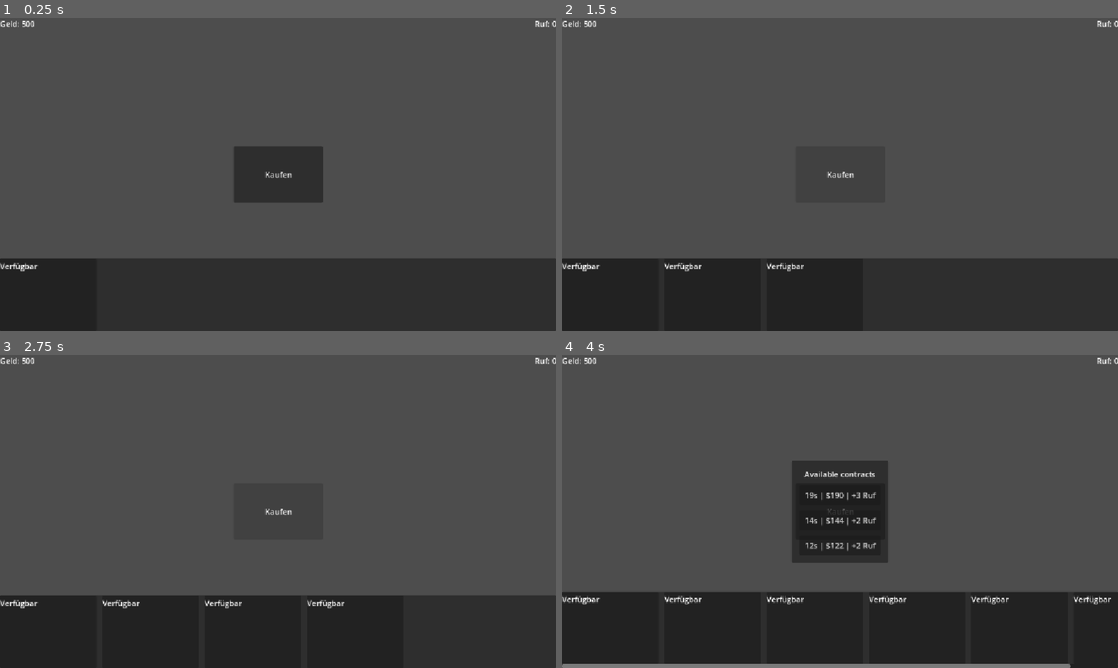
Above: before the commit, frames 1-4 (two rows, left to right).
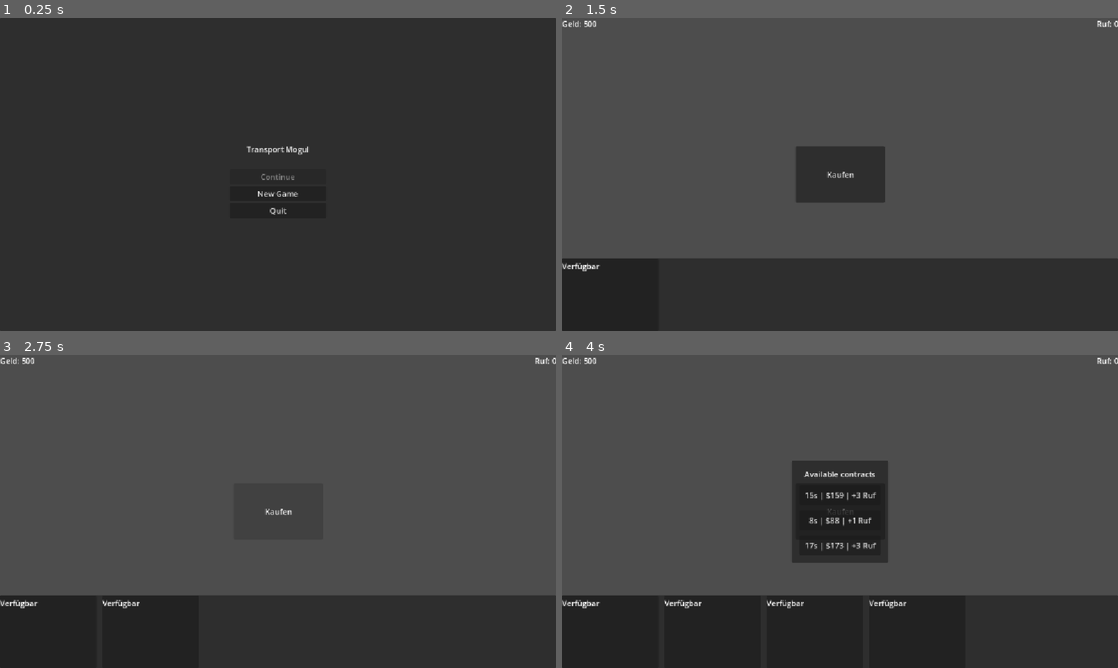
Above: after the commit, the same moments.

Repository: Indept-Studios/Transport-Mogul
Game: Godot game, scene res://main.tscn
Same seed, same stepped clock (60 frames per second), same inputs: the game is played once before the commit and once after it.
Inputs (mouse positions are in pixels of both pictures, inside the frame that each line leads up to):
- Up to frame 1 (0.25 s): no input
- Up to frame 2 (1.5 s): click (840, 174) at 0.5 s, where only the run before the commit has a clickable "Kaufen"; click (840, 193) at 1.25 s, where only the run after the commit has a clickable "New Game"
- Up to frame 3 (2.75 s): click "Kaufen" at 2 s
- Up to frame 4 (4 s): click "Kaufen" at 2.75 s; tap Enter at 3.5 s; move the mouse to (612, 630) at 3.52 s; click (612, 630) at 3.67 s

The runs differ from the first frame. In frame 1, 74% of the frame differs, in the area x 0-100%, y 0-81%; in frame 2, 0.2%; in frame 3, 0.2%; in frame 4, 3.3%.

Commit message:
CORE: Main Menu

Diff:
--- a/main.tscn
+++ b/main.tscn
@@ -3,6 +3,7 @@
 [ext_resource type="Script" uid="uid://ev67uydlg25a" path="res://scripts/game_manager.gd" id="1_ig7tw"]
 [ext_resource type="Script" uid="uid://dp1sg0m7i0ryv" path="res://scripts/ui.gd" id="2_0xm2m"]
 [ext_resource type="Script" uid="uid://c1jkutauox0qq" path="res://scripts/contract_service.gd" id="2_h2yge"]
+[ext_resource type="Script" uid="uid://dlin4l4bvuis" path="res://scripts/main_menu.gd" id="4_1bvp3"]
 
 [node name="Main" type="Node2D" unique_id=1862933768]
 
@@ -129,4 +130,41 @@
 
 [node name="VehicleContainer" type="Node" parent="." unique_id=1588014186]
 
+[node name="MainMenu" type="CanvasLayer" parent="." unique_id=2107936635]
+script = ExtResource("4_1bvp3")
+
+[node name="PanelContainer" type="PanelContainer" parent="MainMenu" unique_id=889642874]
+anchors_preset = 15
+anchor_right = 1.0
+anchor_bottom = 1.0
+grow_horizontal = 2
+grow_vertical = 2
+
+[node name="VBoxContainer" type="VBoxContainer" parent="MainMenu/PanelContainer" unique_id=747931698]
+custom_minimum_size = Vector2(200, 0)
+layout_mode = 2
+size_flags_horizontal = 4
+size_flags_vertical = 4
+theme_override_constants/separation = 4
+alignment = 1
+
+[node name="Label" type="Label" parent="MainMenu/PanelContainer/VBoxContainer" unique_id=1012568929]
+layout_mode = 2
+text = "
+Transport Mogul
+"
+horizontal_alignment = 1
+
+[node name="ContinueButton" type="Button" parent="MainMenu/PanelContainer/VBoxContainer" unique_id=1635368277]
+layout_mode = 2
+text = "Continue"
+
+[node name="NewGameButton" type="Button" parent="MainMenu/PanelContainer/VBoxContainer" unique_id=1473957950]
+layout_mode = 2
+text = "New Game"
+
+[node name="QuitButton" type="Button" parent="MainMenu/PanelContainer/VBoxContainer" unique_id=508041522]
+layout_mode = 2
+text = "Quit"
+
 [connection signal="pressed" from="UI/Button" to="GameManager" method="_on_button_pressed"]
--- a/scripts/constants.gd
+++ b/scripts/constants.gd
@@ -2,6 +2,11 @@
 
 #const DEBUGFLAG = false
 const DEBUGFLAG = true
+
+#region Start
+const START_MONEY = 500
+const START_REPUTATION = 0
+#endregion
 
 #region Contract
 const MIN_DURATION = 5
--- a/scripts/game_manager.gd
+++ b/scripts/game_manager.gd
@@ -7,12 +7,6 @@
 	Gamestate.vehicles_changed.connect(_on_vehicles_changed)
 
 func _process(delta):
-	print("process running")
-	var t := 0.0
-	t += delta
-	if t > 1.0:
-		t = 0.0
-		print("delta:", delta, "time_scale:", Engine.time_scale, "paused:", get_tree().paused)
 	for vehicle in Gamestate.vehicles:
 		if not vehicle.is_available:
 			vehicle.remaining_time -= delta
@@ -54,12 +48,21 @@
 func add_reputation(amount: int):
 	Gamestate.add_reputation(amount)
 
+func start_new_game() -> void:
+	Gamestate.reset_game()
+	add_vehicle(create_vehicle())
+	Gamestate.contrac_service.generate_contracts_for(Gamestate.vehicles[0])
+
+func start_from_loaded_game() -> void:
+	_on_vehicles_changed()
+
 func _unhandled_input(event: InputEvent) -> void:
 	if event.is_action_pressed("save_game"):
 		Gamestate.save_game()
 		get_viewport().set_input_as_handled()
 	if event.is_action_pressed("load_game"):
 		if Gamestate.load_game():
+			start_from_loaded_game()
 			Engine.time_scale = 1.0
 			get_tree().paused = false
 			_on_vehicles_changed()
--- a/scripts/gamestate.gd
+++ b/scripts/gamestate.gd
@@ -7,8 +7,8 @@
 const SAVE_VERSION := 1
 
 var contrac_service: Contract_Service = null
-var money: int = 500
-var reputation: int = 0
+var money: int = Constants.START_MONEY
+var reputation: int = Constants.START_REPUTATION
 var vehicles: Array = []
 
 func add_vehicle(vehicle: Vehicle):
@@ -44,6 +44,17 @@
 	file.store_string(json)
 	file.close()
 	return true
+
+func has_save() -> bool:
+	return FileAccess.file_exists(SAVE_PATH)
+
+func reset_game() -> void:
+	money = Constants.START_MONEY
+	reputation = Constants.START_REPUTATION
+	vehicles.clear()
+	Vehicle._next_id = 1
+	emit_signal("resources_changed")
+	emit_signal("vehicles_changed")
 
 func load_game() -> bool:
 	if not FileAccess.file_exists(SAVE_PATH):
--- /dev/null
+++ b/scripts/main_menu.gd
@@ -0,0 +1,35 @@
+extends CanvasLayer
+
+@onready var continue_button: Button = $PanelContainer/VBoxContainer/ContinueButton
+@onready var new_game_button: Button = $PanelContainer/VBoxContainer/NewGameButton
+@onready var quit_button: Button = $PanelContainer/VBoxContainer/QuitButton
+@onready var game_ui: CanvasLayer = $"../UI"
+@onready var game_manager: Node = $"../GameManager"
+
+func _ready():
+	continue_button.pressed.connect(_on_continue_pressed)
+	new_game_button.pressed.connect(_on_new_game_pressed)
+	quit_button.pressed.connect(_on_quit_pressed)
+	_refresh()
+
+func _refresh():
+	continue_button.disabled = not Gamestate.has_save()
+	game_ui.visible = false
+	visible = true
+
+func _start_game():
+	game_ui.visible = true
+	visible = false
+
+func _on_continue_pressed():
+	if Gamestate.load_game():
+		game_manager.start_from_loaded_game()
+		_start_game()
+
+func _on_new_game_pressed():
+	game_manager.start_new_game()
+	Gamestate.save_game()
+	_start_game()
+
+func _on_quit_pressed():
+	get_tree().quit()
Not shown, added: scripts/main_menu.gd.uid
